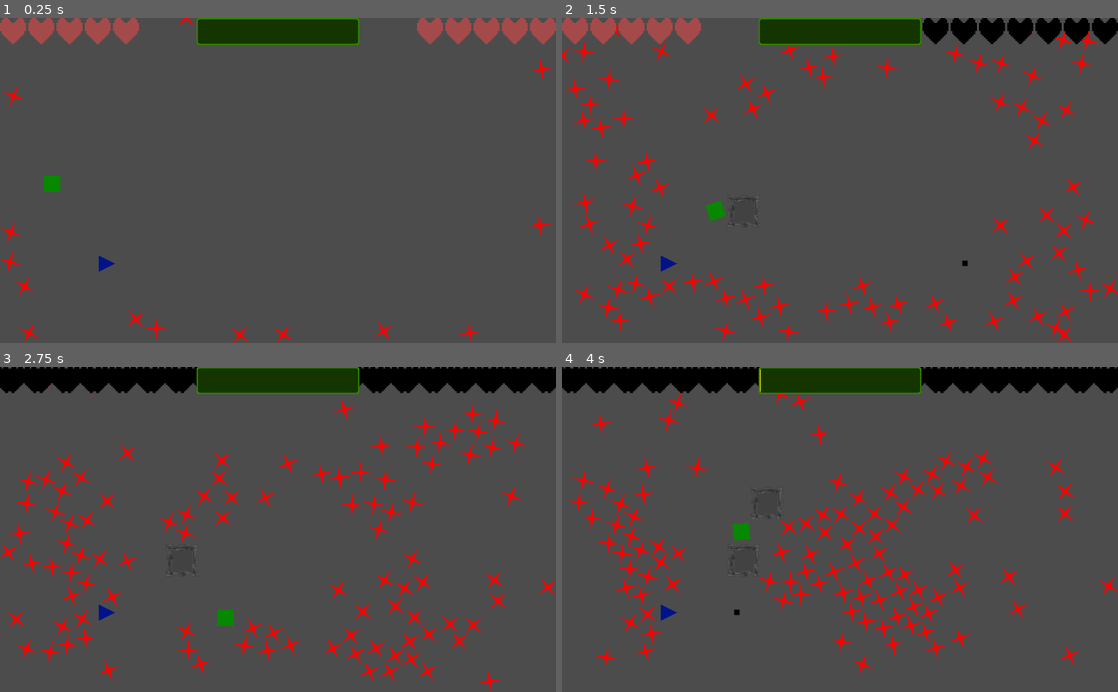
Above: before the commit, frames 1-4 (two rows, left to right).
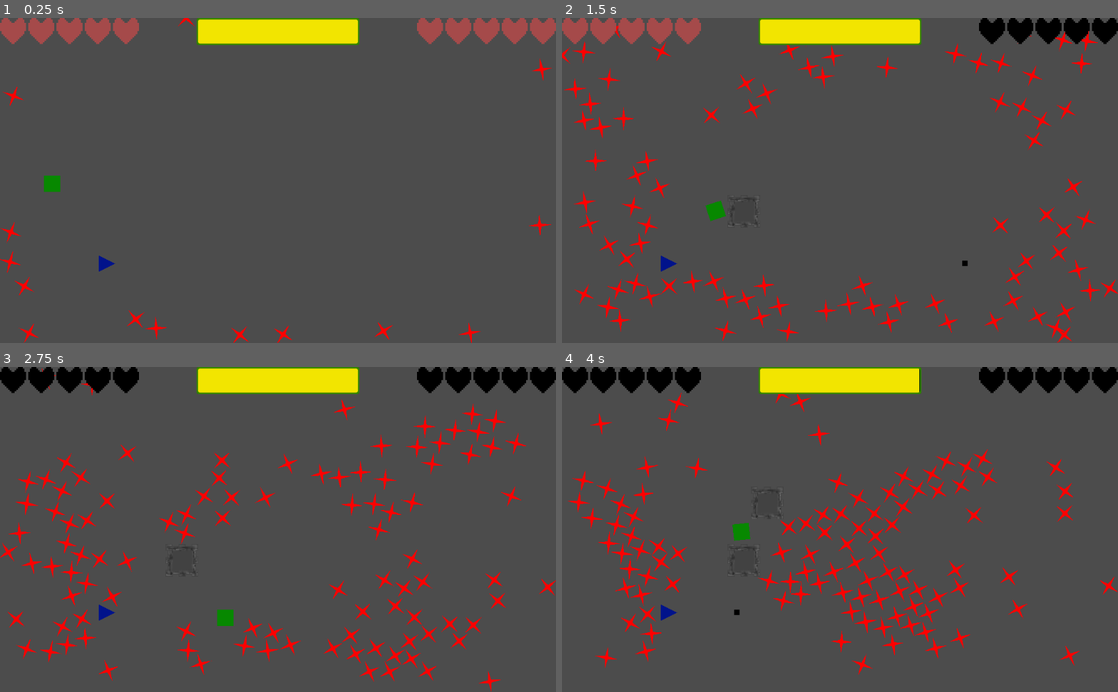
Above: after the commit, the same moments.

Repository: Rohurd/Nanahuatzin
Game: Godot game, scene res://Scenes/Level.tscn
Two runs of this game, one before a commit and one after it. Both use one fixed random seed, a clock stepped at 60 frames per second and the inputs below.
Inputs:
- Up to frame 1 (0.25 s): no input
- Up to frame 2 (1.5 s): hold Right (square_right) 0.53-1.28 s; tap X (square_shoot, bound only before the commit) at 0.6 s; hold Down (square_down) from 1.28 s (still down); tap Space (square_build_tower) at 1.35 s
- Up to frame 3 (2.75 s): tap X (square_shoot, bound only before the commit) at 1.55, 2.1 s; release Down (square_down) at 2.03 s; hold Right (square_right) from 2.03 s (still down)
- Up to frame 4 (4 s): release Right (square_right) at 2.78 s; hold Up (square_up) 2.78-3.53 s; tap X (square_shoot, bound only before the commit) at 2.85, 3.8 s; hold Left (square_left) from 3.53 s (still down); tap Space (square_build_tower) at 3.6 s

The runs differ from the first frame. In frame 1, 2.2% of the frame differs, in the area x 35-65%, y 0-9%; in frame 2, 2.8%; in frame 3, 4.4%, in the area x 0-100%, y 0-9%; in frame 4, 4.4%.

Commit message:
- changed shooting behavior - renamed Movement_Rotation to Entity and added functions - health now cannot go under 0

Diff:
--- a/Scenes/Enemy1.tscn
+++ b/Scenes/Enemy1.tscn
@@ -7,7 +7,7 @@
 custom_solver_bias = 0.0
 extents = Vector2( 15, 15 )
 
-[node name="KinematicBody2D" type="KinematicBody2D"]
+[node name="KinematicBody2D" type="KinematicBody2D" index="0"]
 
 input_pickable = false
 collision_layer = 1
--- a/Scenes/Level.tscn
+++ b/Scenes/Level.tscn
@@ -12,13 +12,15 @@
 
 position = Vector2( 95.5807, 306.051 )
 speed = 250
-health = 5
-max_health = 5
+max_health = 1
+health = 1
 
 [node name="Triangle" parent="." index="1" instance=ExtResource( 2 )]
 
 position = Vector2( 197.281, 453.433 )
 speed = 250
+max_health = 1
+health = 1
 
 [node name="HUD" type="CanvasLayer" parent="." index="2"]
 
@@ -39,7 +41,7 @@
 margin_left = -40.0
 margin_right = 0.0
 grow_horizontal = 0
-_sections_unfolded = [ "Anchor", "Grow Direction" ]
+_sections_unfolded = [ "Grow Direction" ]
 
 [node name="Time" parent="HUD" index="2" instance=ExtResource( 4 )]
 
@@ -47,7 +49,6 @@
 anchor_right = 0.5
 margin_left = -150.0
 margin_right = 150.0
-pause = false
 
 [node name="Spawn_Enemies" parent="." index="3" instance=ExtResource( 5 )]
 
--- a/Scenes/Square.tscn
+++ b/Scenes/Square.tscn
@@ -8,7 +8,7 @@
 custom_solver_bias = 0.0
 extents = Vector2( 15, 15 )
 
-[node name="Square" type="KinematicBody2D" index="0"]
+[node name="Square" type="KinematicBody2D"]
 
 input_pickable = false
 collision_layer = 1
@@ -18,6 +18,8 @@
 speed = 500
 radius = 15
 rotation_speed = 6.28319
+max_health = 1
+health = 1
 
 [node name="CollisionShape2D" type="CollisionShape2D" parent="." index="0"]
 
--- a/Scripts/Bullet.gd
+++ b/Scripts/Bullet.gd
@@ -4,14 +4,16 @@
 # var a = 2
 # var b = "textvar"
 var velocity
+var owner_group
 
 func _ready():
 	# Called when the node is added to the scene for the first time.
 	# Initialization here
 	pass
 
-func init(var velo):
+func init(velo, group):
 	velocity = velo
+	owner_group = group
 	pass
 
 func _physics_process(delta):
@@ -29,5 +31,7 @@
 
 func collision_detection(obj):
 	destroy()
-	if obj.is_in_group("enemy"):
+	if obj.is_in_group("enemy") && owner_group == "player":
 		obj.destroy()
+	elif obj.is_in_group("player") && owner_group == "enemy":
+		obj.setHealth(obj.health -1)
--- a/Scripts/Enemy1.gd
+++ b/Scripts/Enemy1.gd
@@ -1,4 +1,4 @@
-extends "res://Scripts/Movement_Rotation.gd"
+extends "res://Scripts/Entity.gd"
 
 var players
 var target
@@ -7,35 +7,18 @@
 func _ready():
 	add_to_group("enemy")
 	speed = 150
-	players = get_tree().get_nodes_in_group("players")
-
-func _get_nearest_player():
-	var nearest_player = players[0]
-	var min_distance = INF
-	var distance = 0
-	for player in players:
-		distance = (player.position  - position).length()
-		if distance < min_distance:
-			min_distance = distance
-			nearest_player = player
-	return nearest_player
-
-func _process(delta):
-	pass
-
-func destroy():
-	queue_free()
+	players = get_tree().get_nodes_in_group("player")
 
 func _physics_process(delta):
-	target = _get_nearest_player()
+	target = _get_nearest_player(players)
 	target_pos = target.position
 	var velocity = (target_pos - position).normalized()
 	move_rotate(velocity,delta)
 	for i in get_slide_count():
 		var collision = get_slide_collision(i)
 		var player = collision.collider
-		if player.is_in_group("players"):
-			player.setHealth(player.health -1)
+		if player.is_in_group("player"):
+			player.setHealth(player.health-1)
 			queue_free()
 
 #func _process(delta):
--- a/Scripts/Movement_Rotation.gd
+++ b/Scripts/Entity.gd
@@ -5,6 +5,8 @@
 var target_rotation = 0
 var default_direction = Vector2(1, 0)
 export var rotation_speed = 2* PI
+export var max_health = 1
+export var health = 1 setget setHealth
 
 var rot_epsilon = 1.5* rotation_speed/60
 
@@ -30,3 +32,22 @@
 	move_and_slide(velocity)
 	position.x = clamp(position.x, radius, projectResolution.x - radius)
 	position.y = clamp(position.y, radius, projectResolution.y - radius)
+
+func setHealth(value):
+	if value >= 0 && value != health:
+		health = value
+		emit_signal("health_changed", self)
+
+func _get_nearest_player(players):
+	var nearest_player = players[0]
+	var min_distance = INF
+	var distance = 0
+	for player in players:
+		distance = (player.position  - position).length()
+		if distance < min_distance:
+			min_distance = distance
+			nearest_player = player
+	return nearest_player
+
+func destroy():
+	queue_free()
--- a/Scripts/Square.gd
+++ b/Scripts/Square.gd
@@ -1,19 +1,12 @@
-extends "res://Scripts/Movement_Rotation.gd"
-
-export var health = 5 setget setHealth
-export var max_health = 5
+extends "res://Scripts/Entity.gd"
 
 signal health_changed(player)
 
 func _ready():
-	add_to_group("players")
+	health = 5
+	max_health = 5
+	add_to_group("player")
 	emit_signal("health_changed", self)
-
-func setHealth(value):
-	print(value)
-	if value != health:
-		health = value
-		emit_signal("health_changed", self)
 
 func _physics_process(delta):
 	var velocity = Vector2() # The player's movement vector.
--- a/Scripts/Time.gd
+++ b/Scripts/Time.gd
@@ -5,6 +5,7 @@
 
 func _ready():
 	max_value = 20 if pause else 300
+	value = max_value
 	set_process(true)
 
 func _process(delta):
@@ -12,8 +13,8 @@
 	if timer >= 1.0:
 		# One second has elapsed
 		timer = 0.0
-		value += 1
-	if value >= max_value:
+		value -= 1
+	if value <= 0:
 		pause = !pause
 		max_value = 20 if pause else 300
-		value = 0
+		value = max_value
--- a/Scripts/Triangle.gd
+++ b/Scripts/Triangle.gd
@@ -1,19 +1,12 @@
-extends "res://Scripts/Movement_Rotation.gd"
-export var health = 5 setget setHealth
-export var max_health = 5
+extends "res://Scripts/Entity.gd"
 
 signal health_changed(player)
 
 func _ready():
-	add_to_group("players")
+	health = 5
+	max_health = 5
+	add_to_group("player")
 	emit_signal("health_changed", self)
-
-func setHealth(value):
-	print(value)
-	if value != health:
-		health = value
-		emit_signal("health_changed", self)
-
 
 func _physics_process(delta):
 	var velocity = Vector2() # The player's movement vector.
@@ -27,11 +20,11 @@
 		velocity.y -= 1
 	move_rotate(velocity, delta)
 
-	if Input.is_action_just_pressed("square_shoot"):
+	if Input.is_action_just_pressed("triangle_shoot"):
 		var scene = load("res://Scenes/Bullet.tscn")
 		var scene_instance = scene.instance()
 		scene_instance.set_name("bullet")
 		scene_instance.set_position(Vector2(25,0).rotated(rotation) + position)
 		scene_instance.set_rotation(rotation)
-		scene_instance.init(Vector2(10,0).rotated(rotation))
+		scene_instance.init(Vector2(10,0).rotated(rotation), "player")
 		get_parent().add_child(scene_instance)
--- a/project.godot
+++ b/project.godot
@@ -34,7 +34,7 @@
  ]
 square_build_tower=[ Object(InputEventKey,"resource_local_to_scene":false,"resource_name":"","device":0,"alt":false,"shift":false,"control":false,"meta":false,"command":false,"pressed":false,"scancode":32,"unicode":0,"echo":false,"script":null)
  ]
-square_shoot=[ Object(InputEventKey,"resource_local_to_scene":false,"resource_name":"","device":0,"alt":false,"shift":false,"control":false,"meta":false,"command":false,"pressed":false,"scancode":88,"unicode":0,"echo":false,"script":null)
+triangle_shoot=[ Object(InputEventKey,"resource_local_to_scene":false,"resource_name":"","device":0,"alt":false,"shift":false,"control":false,"meta":false,"command":false,"pressed":false,"scancode":88,"unicode":0,"echo":false,"script":null)
  ]
 
 [rendering]
